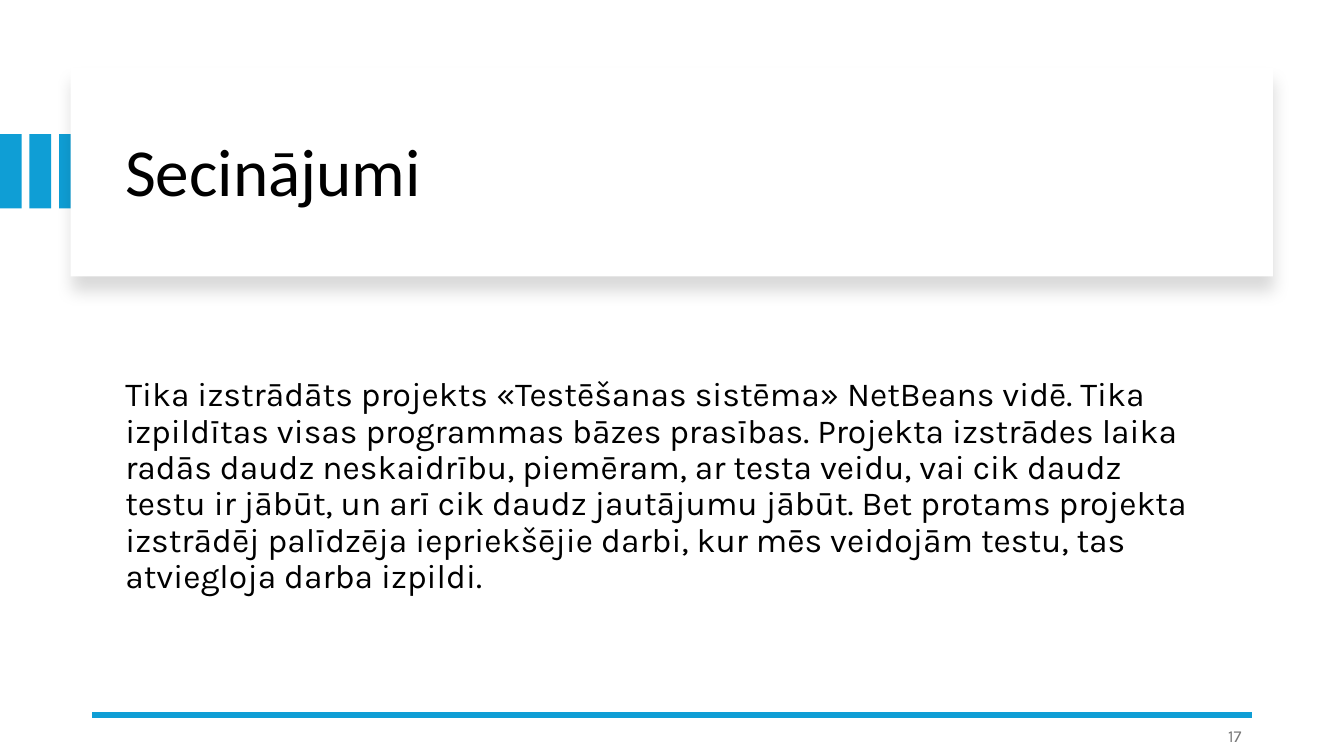
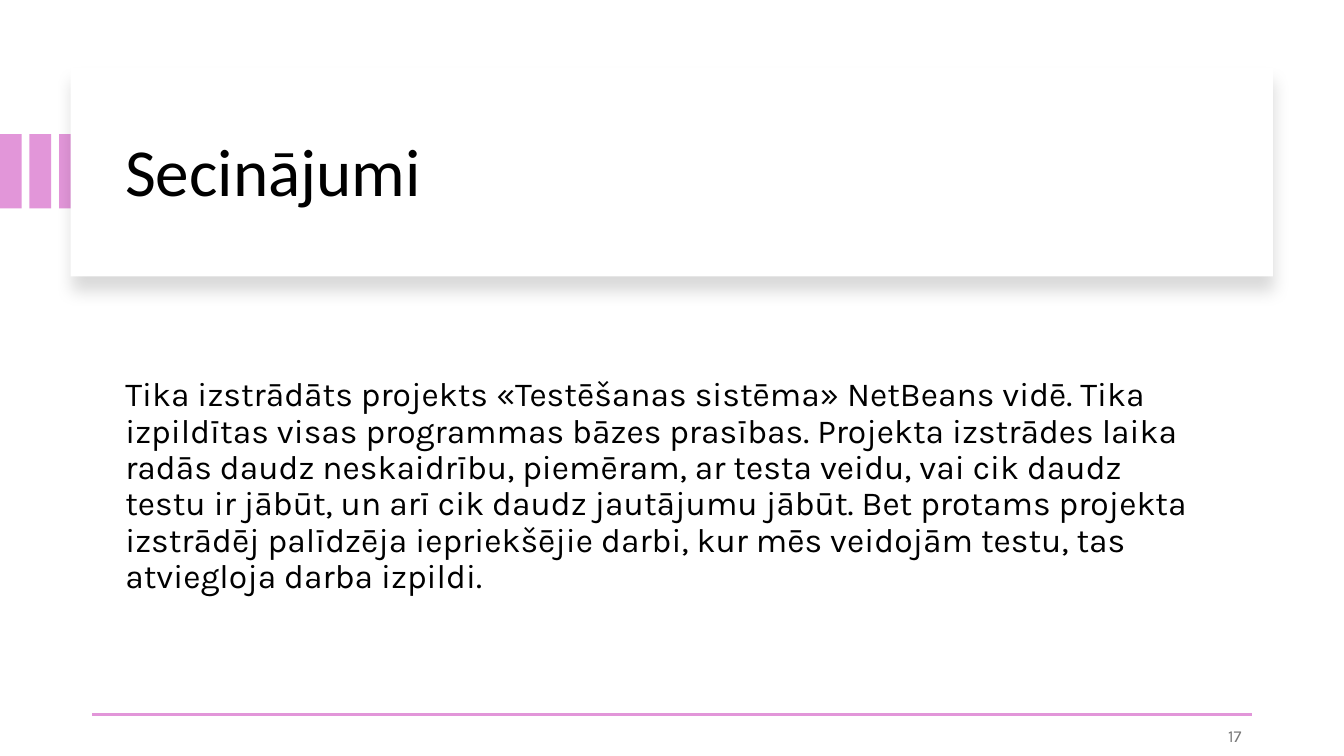
Before and after one commit to julianna964/PD_1_Artjomenko_2025, a slide deck: slide 17 of Projekta_Darbs_Julianna_Artjomenko_1.ppsx. Drawn at 1344x756 pixels with LibreOffice and Linux fonts; fonts in the diff are those of the drawing. Boxes give left, top, right and bottom in pixels: in the first picture for what was removed or moved away, otherwise in the second. Text is boxed around its words. In the diff, an @@ line names an element or a change of style, - is before the commit and + after.

```diff
--- a/Projekta_Darbs_Julianna_Artjomenko_1.ppsx
+++ b/Projekta_Darbs_Julianna_Artjomenko_1.ppsx
@@ fill #0F9ED5 to #E296D9 in 3 elements at (0,134,21,209), (29,134,50,209), (59,134,81,209) @@
@@ line (1252, 715) - (93, 715): stroke #0F9ED5 4.5 pt to #E296D9 2 pt @@
```
Also in this commit, not shown: 15 other slides changed.
